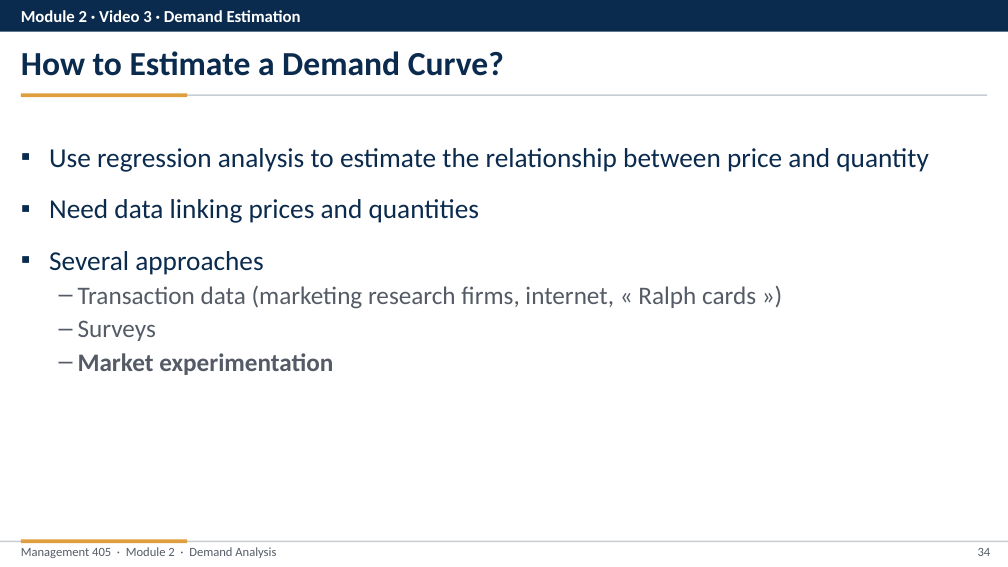
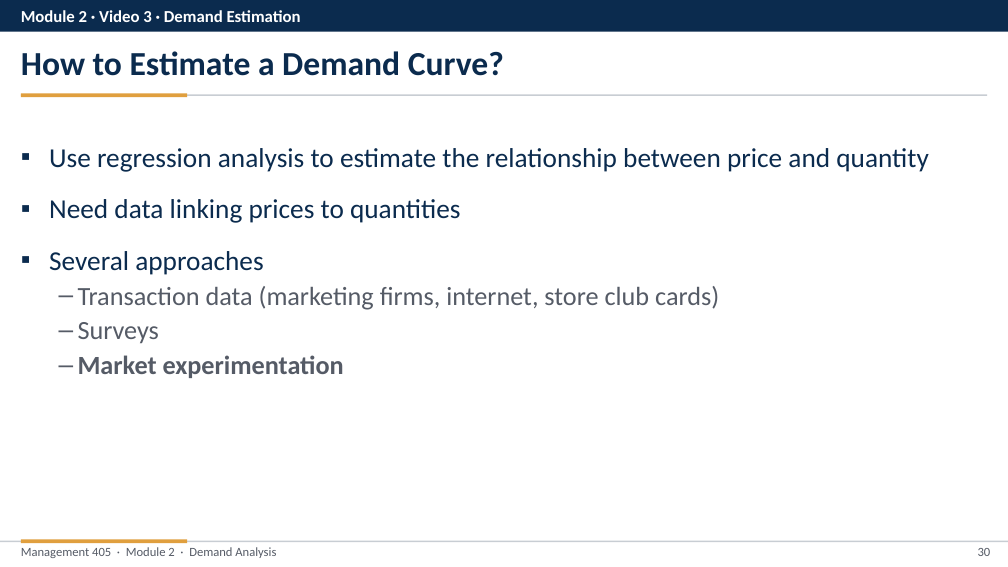
Before and after one commit to nvoigtla/Teaching, a slide deck: slide 30 of 405 Slide Revisions 2026/Module 2/Module 2 - Video Part Revised.pptx (slide 34 before the commit). Drawn at 1008x567 pixels with LibreOffice and Linux fonts; fonts in the diff are those of the drawing. Boxes give left, top, right and bottom in pixels: in the first picture for what was removed or moved away, otherwise in the second. Text is boxed around its words. In the diff, an @@ line names an element or a change of style, - is before the commit and + after.

```diff
--- a/405 Slide Revisions 2026/Module 2/Module 2 - Video Part Revised.pptx
+++ b/405 Slide Revisions 2026/Module 2/Module 2 - Video Part Revised.pptx
@@ text at (x1=49, y1=199, x2=461, y2=223): text changed @@
-▪ Need data linking prices and quantities
+▪ Need data linking prices to quantities
@@ text at (x1=78, y1=286, x2=719, y2=310): text changed; size 24 to 25 pt @@
-  – Transaction data (marketing research firms, internet, « Ralph cards »)
+  – Transaction data (marketing firms, internet, store club cards)
@@ text at (x1=78, y1=322, x2=344, y2=378): size 24 to 25 pt in "Surveys", "Market experimentation" @@
@@ page number at (x1=978, y1=548, x2=991, y2=556): text changed @@
-34
+30
```
Also in this commit, not shown: 43 other slides changed, 5 slides added, 5 slides removed, 20 other files.
